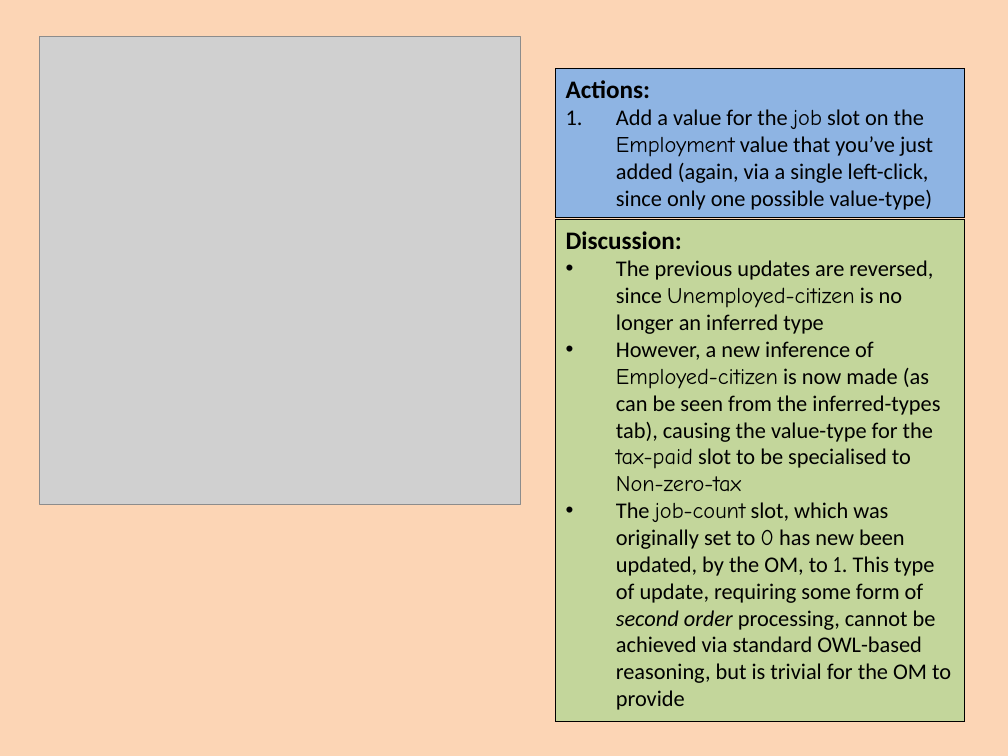
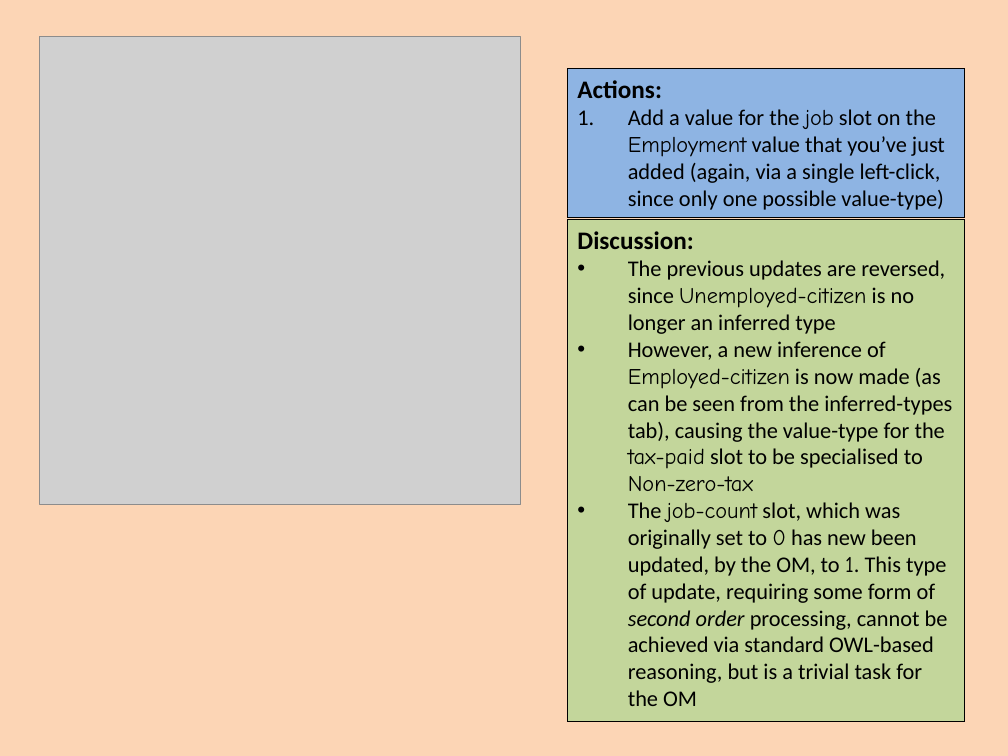
Before and after one commit to colin-puleston/mekon-hobo, a slide deck: slide 41 of docs/MEKON-HOBO Introductory Tutorial.pptx. Drawn at 1008x756 pixels with LibreOffice and Linux fonts; fonts in the diff are those of the drawing; grey boxes stand for pictures. Boxes give left, top, right and bottom in pixels: in the first picture for what was removed or moved away, otherwise in the second. Text is boxed around its words. In the diff, an @@ line names an element or a change of style, - is before the commit and + after.

```diff
--- a/docs/MEKON-HOBO Introductory Tutorial.pptx
+++ b/docs/MEKON-HOBO Introductory Tutorial.pptx
@@ rectangle "Actions:": place and size @@
-rectangle "Actions:" at [555,69,965,218]
+rectangle "Actions:" at [568,69,965,218]
@@ rectangle "Discussion:": place and size @@
-rectangle "Discussion:" at [555,220,965,722]
+rectangle "Discussion:" at [568,220,965,722]
@@ text in rectangle at [628,502,948,706]: text changed @@
-• The job-count slot, which was originally set to 0 has new been updated, by the OM, to 1. This type of update, requiring some form of second order processing, cannot be achieved via standard OWL-based reasoning, but is trivial for the OM to provide
+• The job-count slot, which was originally set to 0 has new been updated, by the OM, to 1. This type of update, requiring some form of second order processing, cannot be achieved via standard OWL-based reasoning, but is a trivial task for the OM
```
Also in this commit, not shown: 13 other slides changed.
